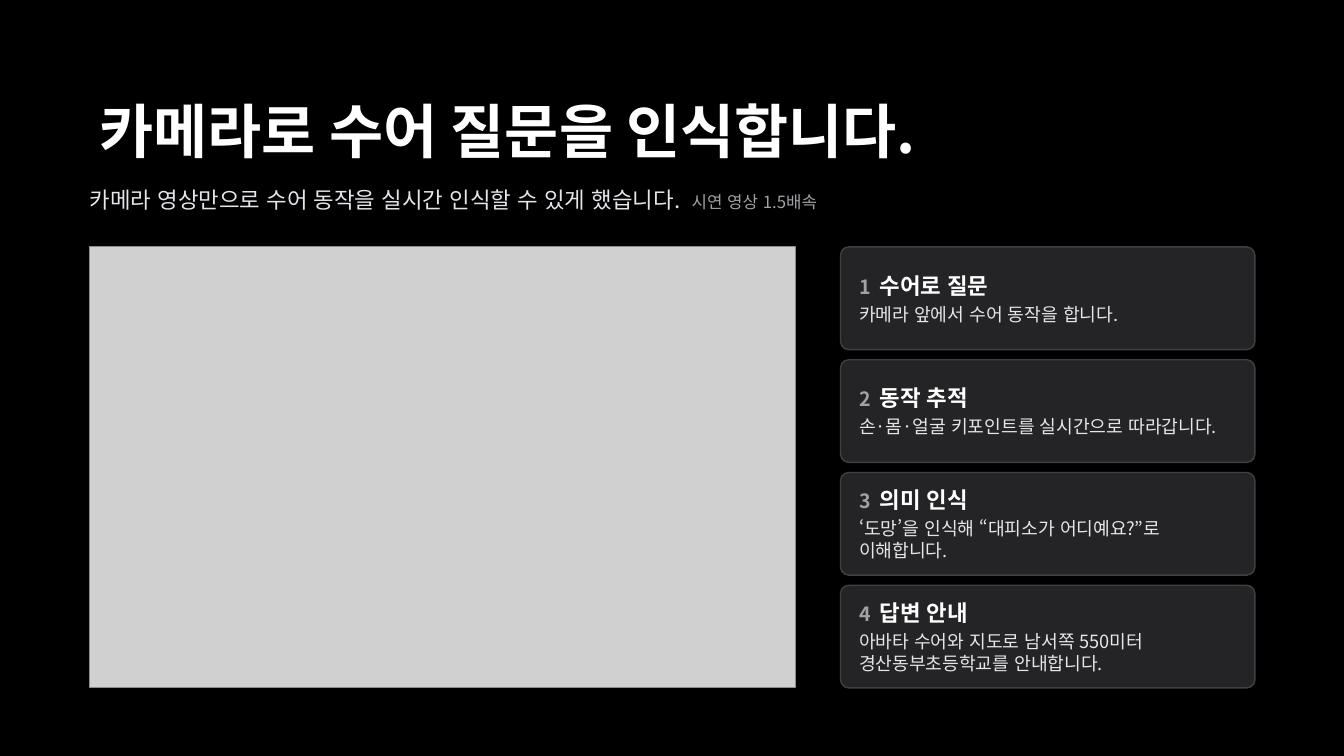
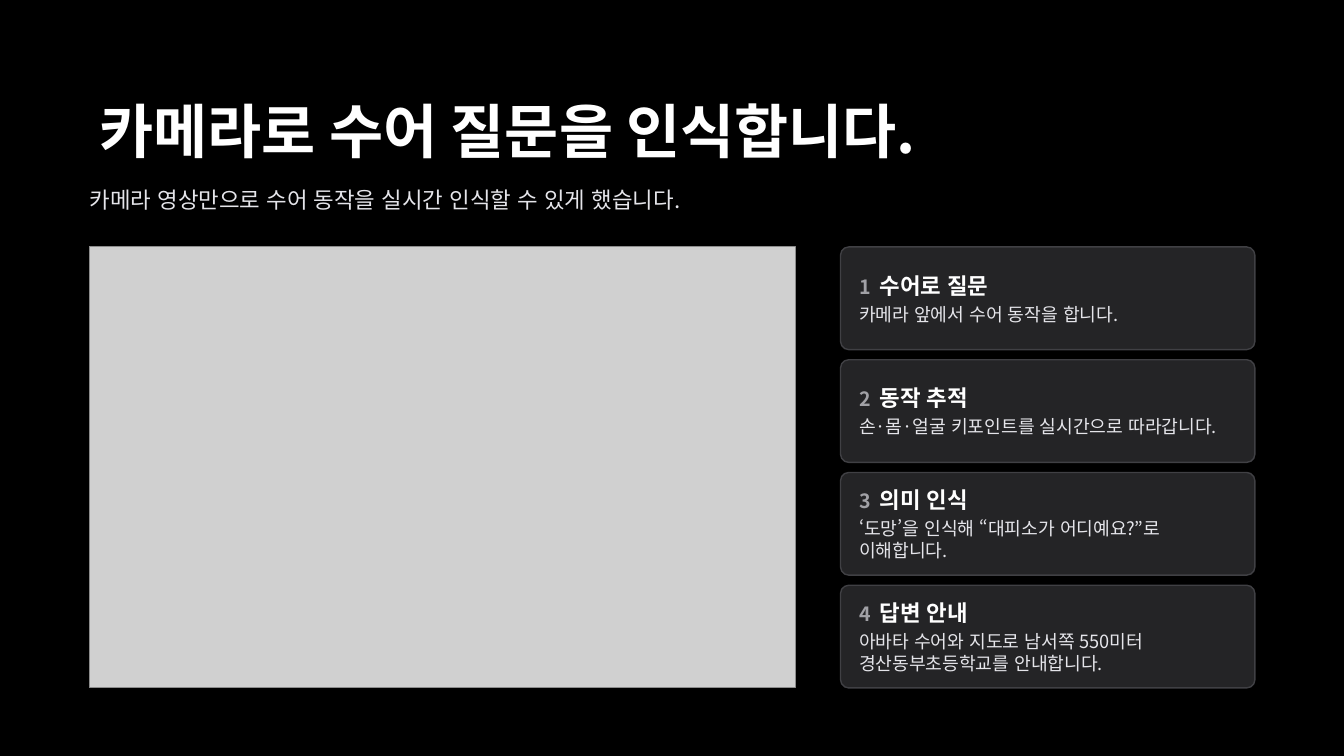
Before and after one commit to BioCode67/AI-service-project, a slide deck: slide 11 of 이음_추가.pptx. Drawn at 1344x756 pixels with LibreOffice and Linux fonts; fonts in the diff are those of the drawing; grey boxes stand for pictures. Boxes give left, top, right and bottom in pixels: in the first picture for what was removed or moved away, otherwise in the second. Text is boxed around its words. In the diff, an @@ line names an element or a change of style, - is before the commit and + after.

```diff
--- a/이음_추가.pptx
+++ b/이음_추가.pptx
@@ text at bbox=[90, 189, 681, 210]: text changed @@
-카메라 영상만으로 수어 동작을 실시간 인식할 수 있게 했습니다. 시연 영상 1.5배속
+카메라 영상만으로 수어 동작을 실시간 인식할 수 있게 했습니다.
```
Also in this commit, not shown: 1 slide added, 1 other file.
